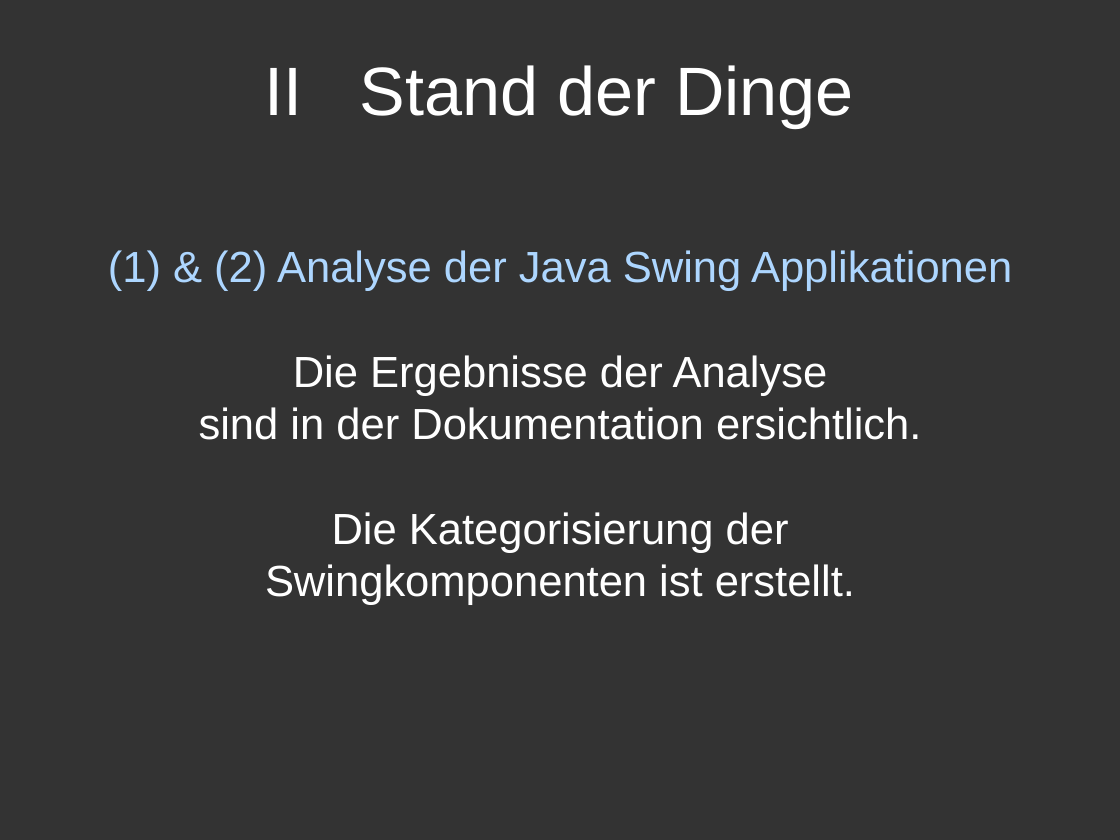
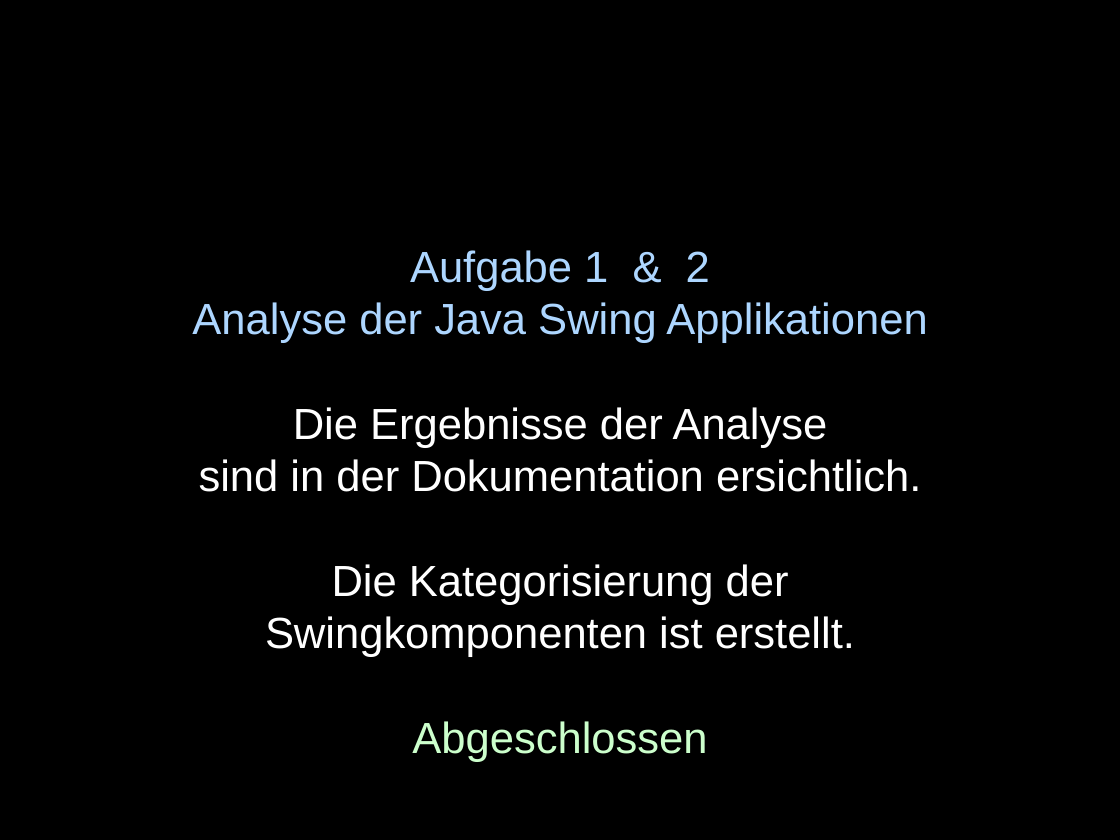
Before and after one commit to sushicutta/Diplomarbeit, a slide deck: slide 5 of praesentation/designreview/design-review-meeting.ppt. Drawn at 1120x840 pixels with LibreOffice and Linux fonts; fonts in the diff are those of the drawing. Boxes give left, top, right and bottom in pixels: in the first picture for what was removed or moved away, otherwise in the second. Text is boxed around its words. In the diff, an @@ line names an element or a change of style, - is before the commit and + after.

Commit message:
Design - review Präsentation

```diff
--- a/praesentation/designreview/design-review-meeting.ppt
+++ b/praesentation/designreview/design-review-meeting.ppt
@@ background #333333 to #000000 @@
@@ title removed at [265, 65, 854, 128] @@
-II Stand der Dinge
@@ text at [192, 250, 927, 343]: text changed @@
-(1) & (2) Analyse der Java Swing Applikationen
+Aufgabe 1 & 2
+Analyse der Java Swing Applikationen
@@ text at [412, 721, 707, 762]: paragraph added @@
+Abgeschlossen
```
Also in this commit, not shown: 8 other slides changed, 6 slides added, 1 slide removed.
